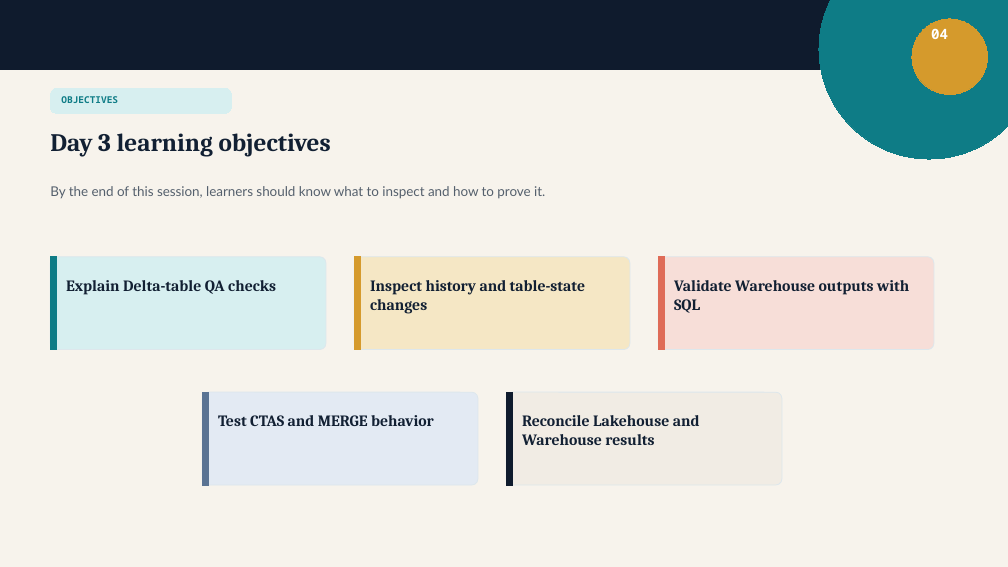
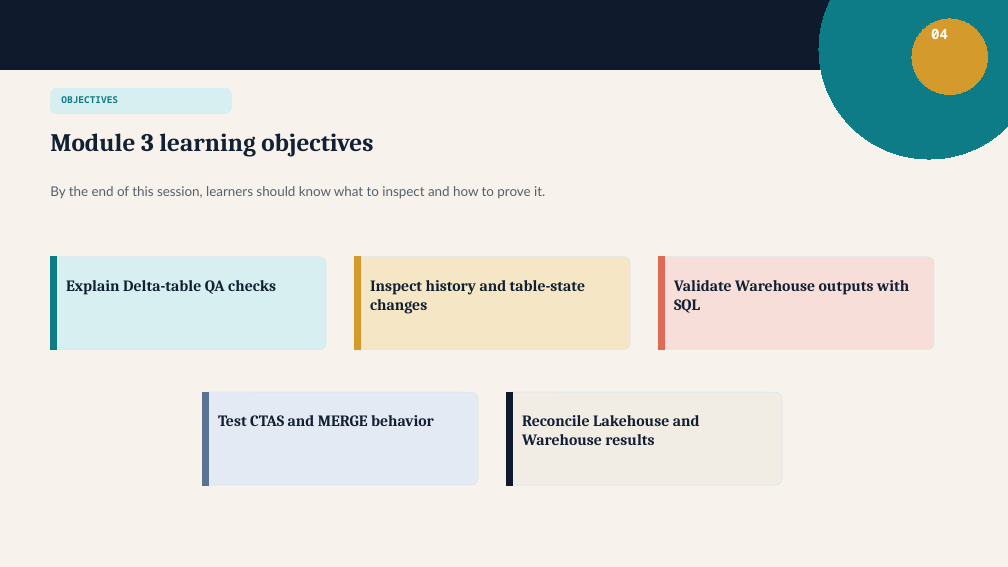
Before and after one commit to krish1711/MS-Fabric-QA-Training, a slide deck: slide 4 of Module 3/module-03-day-3-lakehouse-warehouse-testing.pptx. Drawn at 1008x567 pixels with LibreOffice and Linux fonts; fonts in the diff are those of the drawing. Boxes give left, top, right and bottom in pixels: in the first picture for what was removed or moved away, otherwise in the second. Text is boxed around its words. In the diff, an @@ line names an element or a change of style, - is before the commit and + after.

Commit message:
Update lab guide and presentation titles to reflect Module 3 changes

```diff
--- a/Module 3/module-03-day-3-lakehouse-warehouse-testing.pptx
+++ b/Module 3/module-03-day-3-lakehouse-warehouse-testing.pptx
@@ text at (x1=50, y1=133, x2=373, y2=157): text changed @@
-Day 3 learning objectives
+Module 3 learning objectives
```
Also in this commit, not shown: 1 other slide changed, 3 other files.
